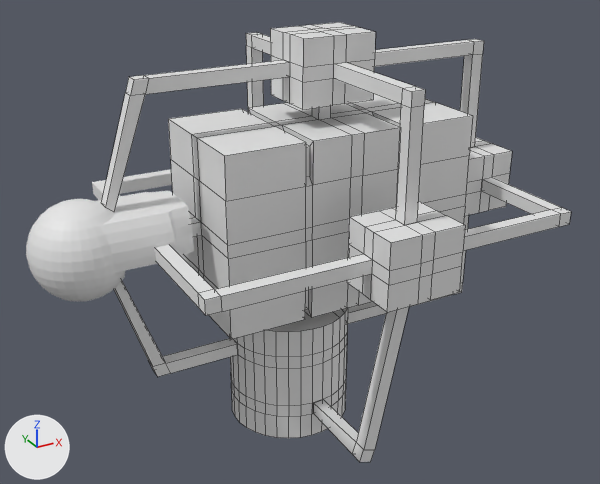
What one commit did to the FBX model Unity Project/Assets/First Level Assets/First_Level_Shell.fbx.
Camera for both pictures: a camera (50 mm lens) standing at (-9.03, -15.43, 6.84) and looking at (-0.51, 0.05, -0.91). Arrows for +X, +Y and +Z are at lower left; the lights stay in place. Mesh edges are drawn as thin lines on the coarser meshes. Where no turn or scale is listed for an object, it has been applied to the vertices. Vertices at the same position are counted once.

Before the edit, the objects in view are built like this:
```python
ob_control_room_3 = bpy.data.objects.new('Control_Room_3', me_cube_006)
ob_control_room_3.location = (0.0, -3.31, 0.0)
ob_l_tunnel_1 = bpy.data.objects.new('L_Tunnel_1', me_cube_007)
ob_l_tunnel_1.location = (4.16, 0.0, 0.89)
ob_l_tunnel_5_001 = bpy.data.objects.new('L_Tunnel_5.001', me_cube_022)
ob_l_tunnel_5_001.location = (4.16, -1.04, 0.0)
ob_l_tunnel_6_001 = bpy.data.objects.new('L_Tunnel_6.001', me_cube_024)
ob_l_tunnel_6_001.location = (-4.16, -1.04, 0.0)
ob_power_room = bpy.data.objects.new('Power_Room', me_cylinder)
ob_power_room.location = (-0.86, 0.0, -3.78)
ob_shorter_l_tunnel_2 = bpy.data.objects.new('Shorter_L_Tunnel_2', me_cube_016)
ob_shorter_l_tunnel_2.location = (0.0, -3.31, 0.89)
ob_shorter_l_tunnel_4 = bpy.data.objects.new('Shorter_L_Tunnel_4', me_cube_018)
ob_shorter_l_tunnel_4.location = (0.0, -3.31, -0.89)
# me_cube_018
# before: 0 (0.15, 0.15, 0.17), 1 (-0.15, 0.15, 0.17), 2 (-0.15, -0.15, 0.17), 3 (0.15, -0.15, 0.17)
# also in view: 'Control_Room_2' at (0.0, 0.0, 3.16); 'L_Tunnel_2' at (-2.93, 0.0, 2.02); 'Main_Room' at (0.0, 0.0, 0.0); 'Sphere' at (-5.0, 0.0, 0.0); 'L_Tunnel_6' at (-2.59, 2.17, 0.0)
```
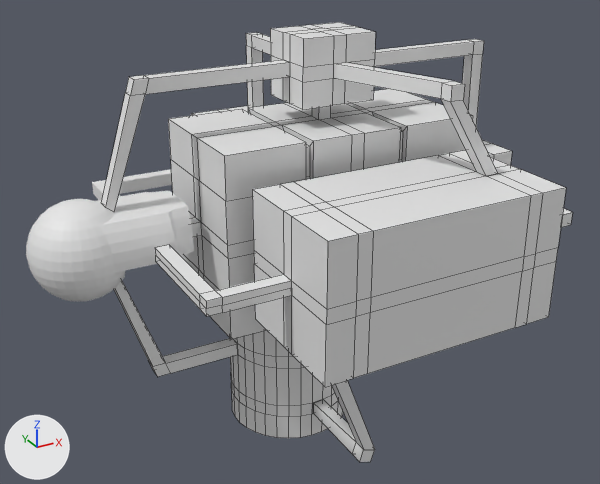
What differs and where, as boxes (x1, y1, x2, y2) in the pictures (600 x 484 px; the box of a moved part takes in the faces that stretch with it):
'Experiment_Room', added
    after: (252, 150, 566, 387)
'Power_Room', reshaped
    before: (229, 308, 348, 438)
    after: (229, 330, 343, 438)
'Control_Room_3', deleted
    before: (347, 202, 465, 312)
'Shorter_L_Tunnel_2', reshaped (78% wider, 30% shorter)
    before: (333, 63, 425, 225)
    after: (333, 63, 498, 176)
'L_Tunnel_6.001', reshaped, moved (37% narrower)
    before: (155, 245, 372, 315)
    after: (155, 245, 292, 316)
'Shorter_L_Tunnel_4', reshaped
    before: (314, 306, 409, 462)
    after: (314, 381, 375, 462)
'L_Tunnel_5.001', reshaped
    before: (463, 177, 571, 251)
    after: (561, 208, 573, 227)
'Cylinder', added
    after: (190, 106, 248, 116)
part 1 of me_cube_024, built on
    before: (155, 248, 372, 315)
    after: (155, 248, 292, 316)
part 2 of me_cube_022, moved or reshaped (not visible afterwards)
    before: (463, 210, 561, 251)
part 3 of me_cube_016, moved or reshaped
    before: (333, 63, 425, 108)
    after: (333, 63, 465, 102)
part 4 of me_cube_016, moved or reshaped
    before: (396, 104, 424, 225)
    after: (441, 99, 498, 176)
part 5 of me_cylinder, moved or reshaped (not visible afterwards)
    before: (268, 308, 347, 332)
part 6 of me_cube_018, moved or reshaped
    before: (356, 306, 409, 450)
    after: (331, 381, 375, 450)
'Box_Room_1', unchanged, covered by the edit
    before: (464, 137, 512, 216)
    after: (482, 140, 512, 165)

What the commit changed:
me_cube_016 has 16 vertices, 12 faces and spans x -0.15..0.15, y -0.15..2.59, z -0.17..2.42.
me_cube_016 is used by ob_shorter_l_tunnel_2; location (0.0, -3.31, 0.89).
me_cube_016 part 3: all 8 vertices in x -0.15..0.15, y -0.15..0.15, z 2.12..2.42 are moved by (0.9, 0.0, 0.0).
me_cube_016 part 4: all 4 vertices in x -0.15..0.15, y -0.15..0.15, z -0.17 are moved by (1.9, -0.05, 0.68).
me_cube_018 has 16 vertices, 12 faces and spans x -0.99..0.15, y -0.15..1.9, z -3.77..0.17.
me_cube_018 is used by ob_shorter_l_tunnel_4; location (0.0, -3.31, -0.89).
Part 6, on me_cube_018:
Vertices 0 to 3 of me_cube_018 move by (-1.89, -0.05, -0.71).
me_cube_024 is used by ob_l_tunnel_6_001; location (-4.16, -1.04, 0.0).
me_cube_024 had 16 vertices, 12 faces and spanned x -0.15..3.3, y -2.42..0.15, z -0.15..0.15.
me_cube_024 now has 24 vertices, 18 faces and spans x -0.15..1.52, y -2.42..0.15, z -0.15..0.15.
Part 1, on me_cube_024:
4 vertices are removed from x 3.3, y -2.42..-2.12, z -0.15..0.15.
8 faces are deleted.
6 vertices are added at (1.52, -2.42, 0.15), (1.52, -2.42, -0.15), (1.52, -2.12, 0.15), (1.52, -2.12, -0.15), (0.15, 0.14, 0.0), (-0.15, 0.14, 0.0).
6 new vertices lie (0.0, 0.0, -0.15) away from vertices in x -0.15..1.52, y -2.42..-2.12, z 0.15.
14 new faces join them.
me_cylinder is used by ob_power_room; location (-0.86, 0.0, -3.78).
me_cylinder had 198 vertices, 168 faces and spanned x -1.41..1.41, y -1.41..1.41, z -1.43..1.43.
me_cylinder now has 196 vertices, 167 faces and spans x -1.41..1.41, y -1.41..1.41, z -1.43..1.43.
Part 5, on me_cylinder:
4 vertices are removed from x 1.01..1.1, y -0.15..0.15, z 1.43.
8 faces are deleted.
2 vertices move from x 0.71, y -0.15..0.15, z 1.43 to x 0.89, y -0.15..0.15, z 1.43.
2 vertices are added at (1.19, -0.15, 1.43), (1.19, 0.15, 1.43).
7 new faces join them.
me_cube_022 has 16 vertices, 12 faces and spans x -3.3..0.15, y -2.42..0.18, z -0.15..0.15.
me_cube_022 is used by ob_l_tunnel_5_001; location (4.16, -1.04, 0.0).
me_cube_022 part 2: all 4 vertices in x -3.3, y -2.42..-2.12, z -0.15..0.15 are moved by (1.78, -0.05, 0.0).
Mesh me_cylinder_001 is new.
It has 80 vertices, 74 faces and spans x -1.42..1.42, y -1.2..2.2, z -0.92..0.92.
Mesh me_cube_006_1 is new.
It has 80 vertices, 74 faces and spans x -2.64..2.64, y -1.4..1.4, z -1.4..1.4.
Object 'Control_Room_3' (ob_control_room_3) is deleted.
Object 'L_Tunnel_6.001' (ob_l_tunnel_6_001) moves from (-4.16, -1.04, 0.0) to (-4.16, -1.09, 0.0).
Object 'Cylinder' (ob_cylinder) is new; it shows me_cylinder_001.
Its location is (0.0, 3.29, 0.0).
Object 'Experiment_Room' (ob_experiment_room) is new; it shows me_cube_006_1.
Its location is (0.0, -3.36, 0.0).
